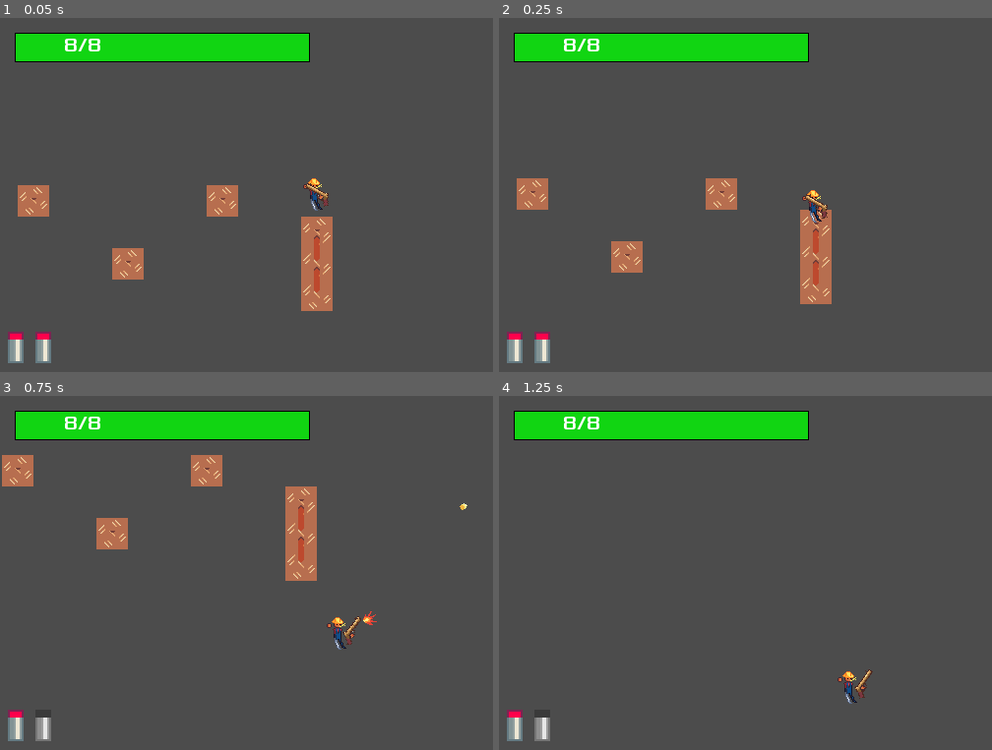
Above: before the commit, frames 1-4 (two rows, left to right).
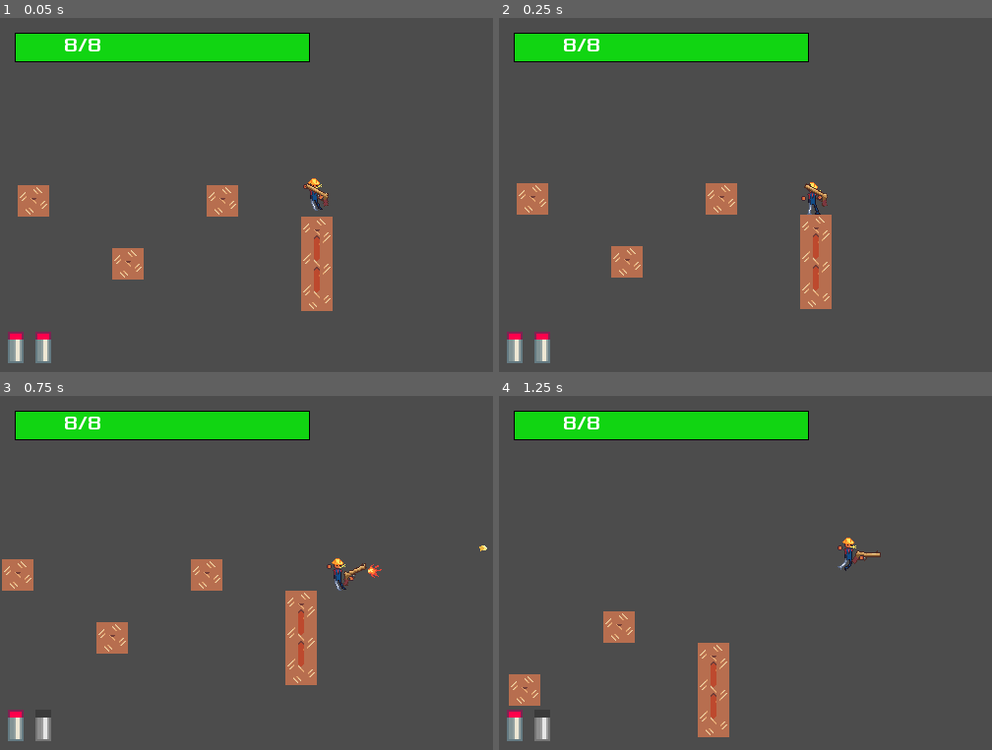
Above: after the commit, the same moments.

Repository: JamesDSource/Cyber-Gunslinger
Game: Godot game, scene res://Game/Level4.tscn
Same seed, same stepped clock (60 frames per second), same inputs: the game is played once before the commit and once after it. This scene is started directly instead of the project's main scene. The engine's default icon, where the game draws it, is replaced by a stand-in: a white triangle on a blue panel in a dark square.
Inputs (mouse positions are in pixels of both pictures, inside the frame that each line leads up to):
- Up to frame 1 (0.05 s): no input
- Up to frame 2 (0.25 s): no input
- Up to frame 3 (0.75 s): move the mouse to (453, 555) at 0.52 s; hold Right (Right) from 0.53 s (still down); click (453, 555) at 0.6 s
- Up to frame 4 (1.25 s): keep holding Right (Right); tap W (Jump) at 0.77 s

Frame 1 is identical in both runs. In frame 2, 1.5% of the frame differs, in the area x 3-68%, y 45-83%; in frame 3, 7.5%, in the area x 0-99%, y 16-82%; in frame 4, 3.4%.

Commit message:
metal tiles

Diff:
--- a/Game/Game.tscn
+++ b/Game/Game.tscn
@@ -19,7 +19,7 @@
 [node name="Game" type="Node"]
 
 [node name="Player" parent="." instance=ExtResource( 1 )]
-position = Vector2( 95.399, 172.673 )
+position = Vector2( 92.399, 166.673 )
 
 [node name="TileMap" type="TileMap" parent="."]
 tile_set = ExtResource( 2 )
@@ -39,7 +39,7 @@
 navpoly = SubResource( 1 )
 
 [node name="Drone" parent="Navigation2D" instance=ExtResource( 4 )]
-position = Vector2( 336, 48 )
+position = Vector2( 330, 36 )
 
 [node name="Sawblade" parent="." instance=ExtResource( 5 )]
 position = Vector2( 568, 110 )
--- a/Game/Level4.tscn
+++ b/Game/Level4.tscn
@@ -1,12 +1,15 @@
-[gd_scene load_steps=5 format=2]
+[gd_scene load_steps=7 format=2]
 
 [ext_resource path="res://Player/Player.tscn" type="PackedScene" id=1]
 [ext_resource path="res://Pause/Pause.tscn" type="PackedScene" id=2]
-[ext_resource path="res://sawblade/Sawblade.gd" type="Script" id=3]
+[ext_resource path="res://icon.png" type="Texture" id=3]
 [ext_resource path="res://Tilesets/Metal/Metal.tres" type="TileSet" id=4]
+[ext_resource path="res://Game/Portal4.gd" type="Script" id=5]
+
+[sub_resource type="RectangleShape2D" id=1]
+extents = Vector2( 20, 16 )
 
 [node name="Level4" type="Node"]
-script = ExtResource( 3 )
 
 [node name="TileMap" type="TileMap" parent="."]
 tile_set = ExtResource( 4 )
@@ -21,3 +24,15 @@
 
 [node name="Pause" parent="CanvasLayer" instance=ExtResource( 2 )]
 visible = false
+
+[node name="Portal4" type="Area2D" parent="."]
+position = Vector2( 45.255, 205.769 )
+script = ExtResource( 5 )
+
+[node name="icon" type="Sprite" parent="Portal4"]
+position = Vector2( 3.36973, 0.462738 )
+scale = Vector2( 0.679591, 0.53596 )
+texture = ExtResource( 3 )
+
+[node name="CollisionShape2D" type="CollisionShape2D" parent="Portal4"]
+shape = SubResource( 1 )
--- /dev/null
+++ b/Game/Portal4.gd
@@ -0,0 +1,7 @@
+extends Area2D
+
+func _physics_process(delta):
+	var bodies = get_overlapping_bodies()
+	for body in bodies:
+		if body.name == "Player":
+			get_tree().change_scene("res://Game/Level3.tscn")
--- a/Tilesets/Metal/Metal.tres
+++ b/Tilesets/Metal/Metal.tres
@@ -12,6 +12,144 @@
 points = PoolVector2Array( 0, 0, 32, 0, 32, 32, 0, 32 )
 
 [sub_resource type="ConvexPolygonShape2D" id=4]
+points = PoolVector2Array( 0, 0, 32, 0, 32, 32, 0, 32 )
+
+[sub_resource type="ConvexPolygonShape2D" id=5]
+points = PoolVector2Array( 0, 0, 32, 0, 32, 32, 0, 32 )
+
+[sub_resource type="ConvexPolygonShape2D" id=6]
+points = PoolVector2Array( 0, 0, 32, 0, 32, 32, 0, 32 )
+
+[sub_resource type="ConvexPolygonShape2D" id=7]
+points = PoolVector2Array( 0, 0, 32, 0, 32, 32, 0, 32 )
+
+[sub_resource type="ConvexPolygonShape2D" id=8]
+points = PoolVector2Array( 0, 0, 32, 0, 32, 32, 0, 32 )
+
+[sub_resource type="ConvexPolygonShape2D" id=9]
+points = PoolVector2Array( 0, 0, 32, 0, 32, 32, 0, 32 )
+
+[sub_resource type="ConvexPolygonShape2D" id=10]
+points = PoolVector2Array( 0, 0, 32, 0, 32, 32, 0, 32 )
+
+[sub_resource type="ConvexPolygonShape2D" id=11]
+points = PoolVector2Array( 0, 0, 32, 0, 32, 32, 0, 32 )
+
+[sub_resource type="ConvexPolygonShape2D" id=12]
+points = PoolVector2Array( 0, 0, 32, 0, 32, 32, 0, 32 )
+
+[sub_resource type="ConvexPolygonShape2D" id=13]
+points = PoolVector2Array( 0, 0, 32, 0, 32, 32, 0, 32 )
+
+[sub_resource type="ConvexPolygonShape2D" id=14]
+points = PoolVector2Array( 0, 0, 32, 0, 32, 32, 0, 32 )
+
+[sub_resource type="ConvexPolygonShape2D" id=15]
+points = PoolVector2Array( 0, 0, 32, 0, 32, 32, 0, 32 )
+
+[sub_resource type="ConvexPolygonShape2D" id=16]
+points = PoolVector2Array( 0, 0, 32, 0, 32, 32, 0, 32 )
+
+[sub_resource type="ConvexPolygonShape2D" id=17]
+points = PoolVector2Array( 0, 0, 32, 0, 32, 32, 0, 32 )
+
+[sub_resource type="ConvexPolygonShape2D" id=18]
+points = PoolVector2Array( 0, 0, 32, 0, 32, 32, 0, 32 )
+
+[sub_resource type="ConvexPolygonShape2D" id=19]
+points = PoolVector2Array( 0, 0, 32, 0, 32, 32, 0, 32 )
+
+[sub_resource type="ConvexPolygonShape2D" id=20]
+points = PoolVector2Array( 0, 0, 32, 0, 32, 32, 0, 32 )
+
+[sub_resource type="ConvexPolygonShape2D" id=21]
+points = PoolVector2Array( 0, 0, 32, 0, 32, 32, 0, 32 )
+
+[sub_resource type="ConvexPolygonShape2D" id=22]
+points = PoolVector2Array( 0, 0, 32, 0, 32, 32, 0, 32 )
+
+[sub_resource type="ConvexPolygonShape2D" id=23]
+points = PoolVector2Array( 0, 0, 32, 0, 32, 32, 0, 32 )
+
+[sub_resource type="ConvexPolygonShape2D" id=24]
+points = PoolVector2Array( 0, 0, 32, 0, 32, 32, 0, 32 )
+
+[sub_resource type="ConvexPolygonShape2D" id=25]
+points = PoolVector2Array( 0, 0, 32, 0, 32, 32, 0, 32 )
+
+[sub_resource type="ConvexPolygonShape2D" id=26]
+points = PoolVector2Array( 0, 0, 32, 0, 32, 32, 0, 32 )
+
+[sub_resource type="ConvexPolygonShape2D" id=27]
+points = PoolVector2Array( 0, 0, 32, 0, 32, 32, 0, 32 )
+
+[sub_resource type="ConvexPolygonShape2D" id=28]
+points = PoolVector2Array( 0, 0, 32, 0, 32, 32, 0, 32 )
+
+[sub_resource type="ConvexPolygonShape2D" id=29]
+points = PoolVector2Array( 0, 0, 32, 0, 32, 32, 0, 32 )
+
+[sub_resource type="ConvexPolygonShape2D" id=30]
+points = PoolVector2Array( 0, 0, 32, 0, 32, 32, 0, 32 )
+
+[sub_resource type="ConvexPolygonShape2D" id=31]
+points = PoolVector2Array( 0, 0, 32, 0, 32, 32, 0, 32 )
+
+[sub_resource type="ConvexPolygonShape2D" id=32]
+points = PoolVector2Array( 0, 0, 32, 0, 32, 32, 0, 32 )
+
+[sub_resource type="ConvexPolygonShape2D" id=33]
+points = PoolVector2Array( 0, 0, 32, 0, 32, 32, 0, 32 )
+
+[sub_resource type="ConvexPolygonShape2D" id=34]
+points = PoolVector2Array( 0, 0, 32, 0, 32, 32, 0, 32 )
+
+[sub_resource type="ConvexPolygonShape2D" id=35]
+points = PoolVector2Array( 0, 0, 32, 0, 32, 32, 0, 32 )
+
+[sub_resource type="ConvexPolygonShape2D" id=36]
+points = PoolVector2Array( 0, 0, 32, 0, 32, 32, 0, 32 )
+
+[sub_resource type="ConvexPolygonShape2D" id=37]
+points = PoolVector2Array( 0, 0, 32, 0, 32, 32, 0, 32 )
+
+[sub_resource type="ConvexPolygonShape2D" id=38]
+points = PoolVector2Array( 0, 0, 32, 0, 32, 32, 0, 32 )
+
+[sub_resource type="ConvexPolygonShape2D" id=39]
+points = PoolVector2Array( 0, 0, 32, 0, 32, 32, 0, 32 )
+
+[sub_resource type="ConvexPolygonShape2D" id=40]
+points = PoolVector2Array( 0, 0, 32, 0, 32, 32, 0, 32 )
+
+[sub_resource type="ConvexPolygonShape2D" id=41]
+points = PoolVector2Array( 0, 0, 32, 0, 32, 32, 0, 32 )
+
+[sub_resource type="ConvexPolygonShape2D" id=42]
+points = PoolVector2Array( 0, 0, 32, 0, 32, 32, 0, 32 )
+
+[sub_resource type="ConvexPolygonShape2D" id=43]
+points = PoolVector2Array( 0, 0, 32, 0, 32, 32, 0, 32 )
+
+[sub_resource type="ConvexPolygonShape2D" id=44]
+points = PoolVector2Array( 0, 0, 32, 0, 32, 32, 0, 32 )
+
+[sub_resource type="ConvexPolygonShape2D" id=45]
+points = PoolVector2Array( 0, 0, 32, 0, 32, 32, 0, 32 )
+
+[sub_resource type="ConvexPolygonShape2D" id=46]
+points = PoolVector2Array( 0, 0, 32, 0, 32, 32, 0, 32 )
+
+[sub_resource type="ConvexPolygonShape2D" id=47]
+points = PoolVector2Array( 0, 0, 32, 0, 32, 32, 0, 32 )
+
+[sub_resource type="ConvexPolygonShape2D" id=48]
+points = PoolVector2Array( 0, 0, 32, 0, 32, 32, 0, 32 )
+
+[sub_resource type="ConvexPolygonShape2D" id=49]
+points = PoolVector2Array( 0, 0, 32, 0, 32, 32, 0, 32 )
+
+[sub_resource type="ConvexPolygonShape2D" id=50]
 points = PoolVector2Array( 0, 0, 32, 0, 32, 32, 0, 32 )
 
 [resource]
@@ -49,5 +187,281 @@
 "one_way_margin": 1.0,
 "shape": SubResource( 4 ),
 "shape_transform": Transform2D( 1, 0, 0, 1, 0, 0 )
+}, {
+"autotile_coord": Vector2( 0, 0 ),
+"one_way": false,
+"one_way_margin": 1.0,
+"shape": SubResource( 5 ),
+"shape_transform": Transform2D( 1, 0, 0, 1, 0, 0 )
+}, {
+"autotile_coord": Vector2( 1, 0 ),
+"one_way": false,
+"one_way_margin": 1.0,
+"shape": SubResource( 6 ),
+"shape_transform": Transform2D( 1, 0, 0, 1, 0, 0 )
+}, {
+"autotile_coord": Vector2( 0, 1 ),
+"one_way": false,
+"one_way_margin": 1.0,
+"shape": SubResource( 7 ),
+"shape_transform": Transform2D( 1, 0, 0, 1, 0, 0 )
+}, {
+"autotile_coord": Vector2( 1, 1 ),
+"one_way": false,
+"one_way_margin": 1.0,
+"shape": SubResource( 8 ),
+"shape_transform": Transform2D( 1, 0, 0, 1, 0, 0 )
+}, {
+"autotile_coord": Vector2( 2, 1 ),
+"one_way": false,
+"one_way_margin": 1.0,
+"shape": SubResource( 9 ),
+"shape_transform": Transform2D( 1, 0, 0, 1, 0, 0 )
+}, {
+"autotile_coord": Vector2( 2, 0 ),
+"one_way": false,
+"one_way_margin": 1.0,
+"shape": SubResource( 10 ),
+"shape_transform": Transform2D( 1, 0, 0, 1, 0, 0 )
+}, {
+"autotile_coord": Vector2( 3, 0 ),
+"one_way": false,
+"one_way_margin": 1.0,
+"shape": SubResource( 11 ),
+"shape_transform": Transform2D( 1, 0, 0, 1, 0, 0 )
+}, {
+"autotile_coord": Vector2( 4, 0 ),
+"one_way": false,
+"one_way_margin": 1.0,
+"shape": SubResource( 12 ),
+"shape_transform": Transform2D( 1, 0, 0, 1, 0, 0 )
+}, {
+"autotile_coord": Vector2( 5, 0 ),
+"one_way": false,
+"one_way_margin": 1.0,
+"shape": SubResource( 13 ),
+"shape_transform": Transform2D( 1, 0, 0, 1, 0, 0 )
+}, {
+"autotile_coord": Vector2( 6, 0 ),
+"one_way": false,
+"one_way_margin": 1.0,
+"shape": SubResource( 14 ),
+"shape_transform": Transform2D( 1, 0, 0, 1, 0, 0 )
+}, {
+"autotile_coord": Vector2( 7, 0 ),
+"one_way": false,
+"one_way_margin": 1.0,
+"shape": SubResource( 15 ),
+"shape_transform": Transform2D( 1, 0, 0, 1, 0, 0 )
+}, {
+"autotile_coord": Vector2( 8, 0 ),
+"one_way": false,
+"one_way_margin": 1.0,
+"shape": SubResource( 16 ),
+"shape_transform": Transform2D( 1, 0, 0, 1, 0, 0 )
+}, {
+"autotile_coord": Vector2( 9, 0 ),
+"one_way": false,
+"one_way_margin": 1.0,
+"shape": SubResource( 17 ),
+"shape_transform": Transform2D( 1, 0, 0, 1, 0, 0 )
+}, {
+"autotile_coord": Vector2( 8, 1 ),
+"one_way": false,
+"one_way_margin": 1.0,
+"shape": SubResource( 18 ),
+"shape_transform": Transform2D( 1, 0, 0, 1, 0, 0 )
+}, {
+"autotile_coord": Vector2( 7, 1 ),
+"one_way": false,
+"one_way_margin": 1.0,
+"shape": SubResource( 19 ),
+"shape_transform": Transform2D( 1, 0, 0, 1, 0, 0 )
+}, {
+"autotile_coord": Vector2( 6, 1 ),
+"one_way": false,
+"one_way_margin": 1.0,
+"shape": SubResource( 20 ),
+"shape_transform": Transform2D( 1, 0, 0, 1, 0, 0 )
+}, {
+"autotile_coord": Vector2( 5, 1 ),
+"one_way": false,
+"one_way_margin": 1.0,
+"shape": SubResource( 21 ),
+"shape_transform": Transform2D( 1, 0, 0, 1, 0, 0 )
+}, {
+"autotile_coord": Vector2( 4, 1 ),
+"one_way": false,
+"one_way_margin": 1.0,
+"shape": SubResource( 22 ),
+"shape_transform": Transform2D( 1, 0, 0, 1, 0, 0 )
+}, {
+"autotile_coord": Vector2( 3, 1 ),
+"one_way": false,
+"one_way_margin": 1.0,
+"shape": SubResource( 23 ),
+"shape_transform": Transform2D( 1, 0, 0, 1, 0, 0 )
+}, {
+"autotile_coord": Vector2( 3, 1 ),
+"one_way": false,
+"one_way_margin": 1.0,
+"shape": SubResource( 24 ),
+"shape_transform": Transform2D( 1, 0, 0, 1, 0, 0 )
+}, {
+"autotile_coord": Vector2( 9, 1 ),
+"one_way": false,
+"one_way_margin": 1.0,
+"shape": SubResource( 25 ),
+"shape_transform": Transform2D( 1, 0, 0, 1, 0, 0 )
+}, {
+"autotile_coord": Vector2( 0, 2 ),
+"one_way": false,
+"one_way_margin": 1.0,
+"shape": SubResource( 26 ),
+"shape_transform": Transform2D( 1, 0, 0, 1, 0, 0 )
+}, {
+"autotile_coord": Vector2( 1, 2 ),
+"one_way": false,
+"one_way_margin": 1.0,
+"shape": SubResource( 27 ),
+"shape_transform": Transform2D( 1, 0, 0, 1, 0, 0 )
+}, {
+"autotile_coord": Vector2( 2, 2 ),
+"one_way": false,
+"one_way_margin": 1.0,
+"shape": SubResource( 28 ),
+"shape_transform": Transform2D( 1, 0, 0, 1, 0, 0 )
+}, {
+"autotile_coord": Vector2( 3, 2 ),
+"one_way": false,
+"one_way_margin": 1.0,
+"shape": SubResource( 29 ),
+"shape_transform": Transform2D( 1, 0, 0, 1, 0, 0 )
+}, {
+"autotile_coord": Vector2( 2, 3 ),
+"one_way": false,
+"one_way_margin": 1.0,
+"shape": SubResource( 30 ),
+"shape_transform": Transform2D( 1, 0, 0, 1, 0, 0 )
+}, {
+"autotile_coord": Vector2( 3, 3 ),
+"one_way": false,
+"one_way_margin": 1.0,
+"shape": SubResource( 31 ),
+"shape_transform": Transform2D( 1, 0, 0, 1, 0, 0 )
+}, {
+"autotile_coord": Vector2( 4, 2 ),
+"one_way": false,
+"one_way_margin": 1.0,
+"shape": SubResource( 32 ),
+"shape_transform": Transform2D( 1, 0, 0, 1, 0, 0 )
+}, {
+"autotile_coord": Vector2( 4, 3 ),
+"one_way": false,
+"one_way_margin": 1.0,
+"shape": SubResource( 33 ),
+"shape_transform": Transform2D( 1, 0, 0, 1, 0, 0 )
+}, {
+"autotile_coord": Vector2( 4, 4 ),
+"one_way": false,
+"one_way_margin": 1.0,
+"shape": SubResource( 34 ),
+"shape_transform": Transform2D( 1, 0, 0, 1, 0, 0 )
+}, {
+"autotile_coord": Vector2( 5, 2 ),
+"one_way": false,
+"one_way_margin": 1.0,
+"shape": SubResource( 35 ),
+"shape_transform": Transform2D( 1, 0, 0, 1, 0, 0 )
+}, {
+"autotile_coord": Vector2( 5, 3 ),
+"one_way": false,
+"one_way_margin": 1.0,
+"shape": SubResource( 36 ),
+"shape_transform": Transform2D( 1, 0, 0, 1, 0, 0 )
+}, {
+"autotile_coord": Vector2( 6, 2 ),
+"one_way": false,
+"one_way_margin": 1.0,
+"shape": SubResource( 37 ),
+"shape_transform": Transform2D( 1, 0, 0, 1, 0, 0 )
+}, {
+"autotile_coord": Vector2( 7, 2 ),
+"one_way": false,
+"one_way_margin": 1.0,
+"shape": SubResource( 38 ),
+"shape_transform": Transform2D( 1, 0, 0, 1, 0, 0 )
+}, {
+"autotile_coord": Vector2( 8, 2 ),
+"one_way": false,
+"one_way_margin": 1.0,
+"shape": SubResource( 39 ),
+"shape_transform": Transform2D( 1, 0, 0, 1, 0, 0 )
+}, {
+"autotile_coord": Vector2( 5, 4 ),
+"one_way": false,
+"one_way_margin": 1.0,
+"shape": SubResource( 40 ),
+"shape_transform": Transform2D( 1, 0, 0, 1, 0, 0 )
+}, {
+"autotile_coord": Vector2( 6, 4 ),
+"one_way": false,
+"one_way_margin": 1.0,
+"shape": SubResource( 41 ),
+"shape_transform": Transform2D( 1, 0, 0, 1, 0, 0 )
+}, {
+"autotile_coord": Vector2( 6, 3 ),
+"one_way": false,
+"one_way_margin": 1.0,
+"shape": SubResource( 42 ),
+"shape_transform": Transform2D( 1, 0, 0, 1, 0, 0 )
+}, {
+"autotile_coord": Vector2( 7, 3 ),
+"one_way": false,
+"one_way_margin": 1.0,
+"shape": SubResource( 43 ),
+"shape_transform": Transform2D( 1, 0, 0, 1, 0, 0 )
+}, {
+"autotile_coord": Vector2( 7, 4 ),
+"one_way": false,
+"one_way_margin": 1.0,
+"shape": SubResource( 44 ),
+"shape_transform": Transform2D( 1, 0, 0, 1, 0, 0 )
+}, {
+"autotile_coord": Vector2( 8, 3 ),
+"one_way": false,
+"one_way_margin": 1.0,
+"shape": SubResource( 45 ),
+"shape_transform": Transform2D( 1, 0, 0, 1, 0, 0 )
+}, {
+"autotile_coord": Vector2( 8, 4 ),
+"one_way": false,
+"one_way_margin": 1.0,
+"shape": SubResource( 46 ),
+"shape_transform": Transform2D( 1, 0, 0, 1, 0, 0 )
+}, {
+"autotile_coord": Vector2( 9, 3 ),
+"one_way": false,
+"one_way_margin": 1.0,
+"shape": SubResource( 47 ),
+"shape_transform": Transform2D( 1, 0, 0, 1, 0, 0 )
+}, {
+"autotile_coord": Vector2( 10, 3 ),
+"one_way": false,
+"one_way_margin": 1.0,
+"shape": SubResource( 48 ),
+"shape_transform": Transform2D( 1, 0, 0, 1, 0, 0 )
+}, {
+"autotile_coord": Vector2( 10, 2 ),
+"one_way": false,
+"one_way_margin": 1.0,
+"shape": SubResource( 49 ),
+"shape_transform": Transform2D( 1, 0, 0, 1, 0, 0 )
+}, {
+"autotile_coord": Vector2( 9, 2 ),
+"one_way": false,
+"one_way_margin": 1.0,
+"shape": SubResource( 50 ),
+"shape_transform": Transform2D( 1, 0, 0, 1, 0, 0 )
 } ]
 0/z_index = 0
--- a/project.godot
+++ b/project.godot
@@ -16,7 +16,7 @@
 [application]
 
 config/name="Codeday Game"
-run/main_scene="res://Game/Game.tscn"
+run/main_scene="res://titlescreen/MainScreen.tscn"
 
 [display]
 
Not shown: 1 places in Tilesets/Metal/Metal.tres that only renumber resources
